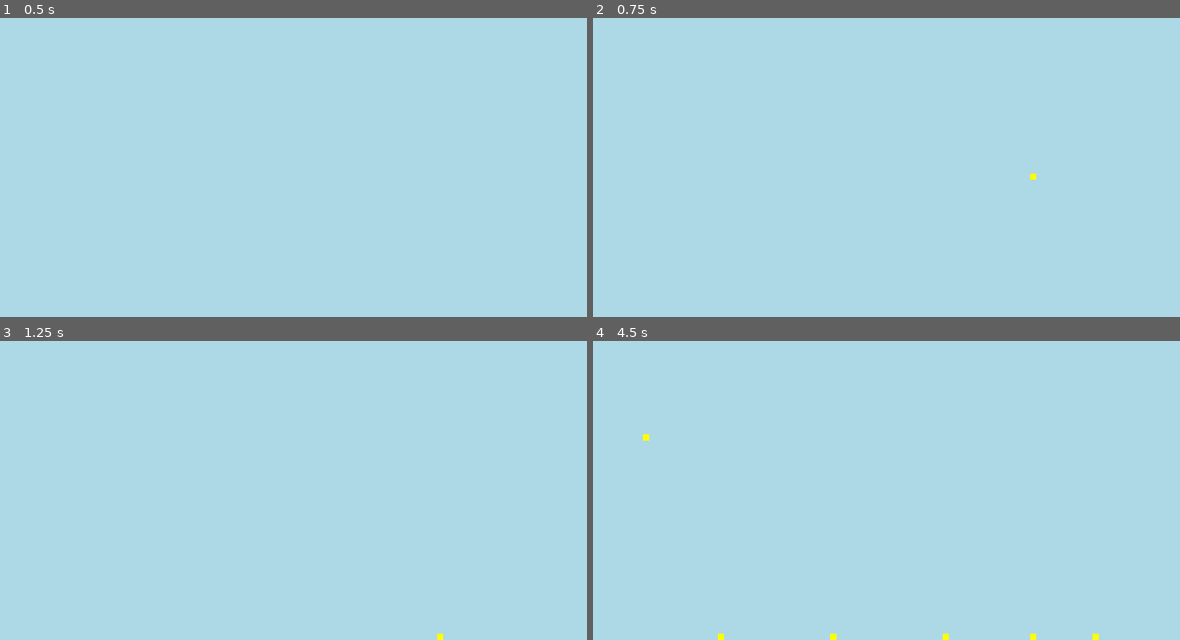
Above: before the commit, frames 1-4 (two rows, left to right).
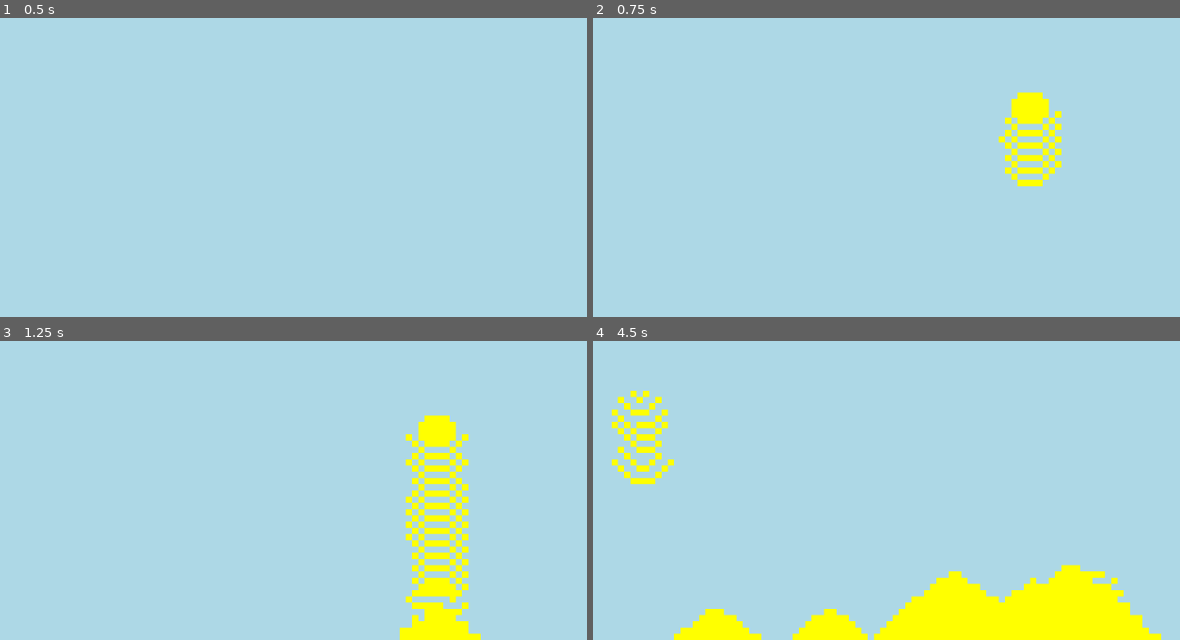
Above: after the commit, the same moments.

Repository: 1hpdream/Falling-Sand-Simulator
Game: Godot game, scene res://Scenes/main.tscn
The game is run twice, just before and just after one commit, with the same random seed, the same clock (stepped at 60 frames per second) and the same inputs.
Inputs (mouse positions are in pixels of both pictures, inside the frame that each line leads up to):
- Up to frame 1 (0.5 s): no input
- Up to frame 2 (0.75 s): tap Enter at 0.5 s; move the mouse to (1039, 110) at 0.52 s; press the mouse at (1039, 110) at 0.53 s
- Up to frame 3 (1.25 s): no input
- Up to frame 4 (4.5 s): move the mouse to (722, 469) at 1.27 s; release the mouse at (722, 469) at 1.28 s; click (722, 469) at 1.35 s; move the mouse to (945, 367) at 2.02 s; press the mouse at (945, 367) at 2.03 s; move the mouse to (833, 526) at 2.77 s; release the mouse at (833, 526) at 2.78 s; click (833, 526) at 2.85 s; move the mouse to (1097, 508) at 3.52 s; press the mouse at (1097, 508) at 3.53 s; move the mouse to (645, 394) at 4.27 s; release the mouse at (645, 394) at 4.28 s; click (645, 394) at 4.35 s

Frame 1 is identical in both runs. In frame 2, 1.8% of the frame differs, in the area x 69-80%, y 24-57%; in frame 3, 4.8%; in frame 4, 11%, in the area x 3-97%, y 16-100%.

Commit message:
Fixed bug with cells prioritizing moving left.
Fixed a bug that made cells fall differently on the left and right. This stemmed from mixing the front and back buffer.

Diff:
--- a/Scripts/CellManager.gd
+++ b/Scripts/CellManager.gd
@@ -13,6 +13,13 @@
 
 # cell buffer array variables
 var cellsBufferArray : Array = []
+
+# spawn area variables
+var spawnArea = 4
+
+# timer variables
+var waitTime : float = .2
+var waitTimeCur : float = 0
 
 func _init():
 	# creates the 2d arrays.
@@ -34,17 +41,39 @@
 			cellsBufferArray[x].append(cellBufferInstance)
 
 func _process(delta):
-	SpawnCells()
+		SpawnCells()
 
-	UpdateCells()
+		UpdateCells(delta)
 
-	SwapArrays()
+		SwapArrays()
 
-func UpdateCells():
-	for x in range(len(cells)):
-		for y in range(len(cells[x])):
-			if cells[x][y].cellType == 1:
-				UpdateSandCells(x, y)
+
+# if input is received, change the selected cells to sand.
+func SpawnCells():
+	if Input.is_action_pressed("left"):
+		var mousePosition = get_local_mouse_position()
+		# scales the position to match the scaling of the window.
+		var xPos = int(mousePosition.x / 10)
+		var yPos = int(mousePosition.y / 10)
+
+		var halfSize = spawnArea / 2
+
+		for xNew in range(-halfSize, halfSize):
+			for yNew in range(-halfSize, halfSize):
+				# makes sure the spawn region is within the bounds of the array.
+				if (xPos + xNew < sizeX  - 1 and xPos + xNew > 0) and (yPos + yNew < sizeY and yPos + yNew > 0) and cellsBufferArray[xPos + xNew][yPos + yNew].cellType == 0:
+					cellsBufferArray[xPos + xNew][yPos + yNew].cellType = 1
+					cellsBufferArray[xPos + xNew][yPos + yNew].cellColor = Color.YELLOW
+
+func UpdateCells(delta):
+
+	# Process rows bottom-to-top
+	for y in range(sizeY - 1, -1, -1):
+
+			for x in range(sizeX):
+				if cells[x][y].cellType == 1:
+					UpdateSandCells(x, y)
+
 
 func UpdateSandCells(x, y):
 	# check if the cell isn't at the border.
@@ -52,68 +81,65 @@
 		# check the cell below the current, and if it is an air cell change the buffer equivalant to a sand cell.
 		if cells[x][y + 1].cellType == 0:
 			# reset current cell
-			cells[x][y].cellType = 0
-			cells[x][y].cellColor = Color.LIGHT_BLUE
+			#cells[x][y].cellType = 0
+			#cells[x][y].cellColor = Color.LIGHT_BLUE
 
 			cellsBufferArray[x][y + 1].cellType = 1
 			cellsBufferArray[x][y + 1].cellColor = Color.YELLOW
 
-		elif x < sizeX - 1 or x > -1:
+
+
+		elif x < sizeX - 1 or x > 0:
 			# if both the left and right of a cell below the current cell is open, move to either of those.
-			if x < sizeX - 1 and x > -1 and cells[x][y + 1].cellType == 1 and (cells[x - 1][y + 1].cellType == 0 and cells[x + 1][y + 1].cellType == 0):
+			if x < sizeX - 1 and x > 0 and (cells[x - 1][y + 1].cellType == 0 and cells[x + 1][y + 1].cellType == 0):
 				var direction = randf_range(0, 1)
-				if direction > .5:
-					cells[x][y].cellType = 0
-					cells[x][y].cellColor = Color.LIGHT_BLUE
+				if direction < .51:
+					#cells[x][y].cellType = 0
+					#cells[x][y].cellColor = Color.LIGHT_BLUE
 
 					cellsBufferArray[x + 1][y + 1].cellType = 1
 					cellsBufferArray[x + 1][y + 1].cellColor = Color.YELLOW
 
 				else:
-					cells[x][y].cellType = 0
-					cells[x][y].cellColor = Color.LIGHT_BLUE
+					#cells[x][y].cellType = 0
+					#cells[x][y].cellColor = Color.LIGHT_BLUE
 
 					cellsBufferArray[x - 1][y + 1].cellType = 1
 					cellsBufferArray[x - 1][y + 1].cellColor = Color.YELLOW
 
 			# if the cell to the left of the cell below the current cell is open, move there.
-			elif  x > 0 and cells[x][y + 1].cellType == 1 and cells[x - 1][y + 1].cellType == 0:
-					cells[x][y].cellType = 0
-					cells[x][y].cellColor = Color.LIGHT_BLUE
+			elif  x > 0 and cells[x - 1][y + 1].cellType == 0:
+					#cells[x][y].cellType = 0
+					#cells[x][y].cellColor = Color.LIGHT_BLUE
 
 					cellsBufferArray[x - 1][y + 1].cellType = 1
 					cellsBufferArray[x - 1][y + 1].cellColor = Color.YELLOW
 
-			elif x < sizeX - 1 and cells[x][y + 1].cellType == 1 and cells[x + 1][y + 1].cellType == 0:
-					cells[x][y].cellType = 0
-					cells[x][y].cellColor = Color.LIGHT_BLUE
+			# if the cell to the right of the cell below the current cell is open, move there.
+			elif x < sizeX - 1 and cells[x + 1][y + 1].cellType == 0:
+					#cells[x][y].cellType = 0
+					#cells[x][y].cellColor = Color.LIGHT_BLUE
 
 					cellsBufferArray[x + 1][y + 1].cellType = 1
 					cellsBufferArray[x + 1][y + 1].cellColor = Color.YELLOW
+			else:
+				cellsBufferArray[x][y].cellType = 1
+				cellsBufferArray[x][y].cellColor = Color.YELLOW
+
+	else:
+		cellsBufferArray[x][y].cellType = 1
+		cellsBufferArray[x][y].cellColor = Color.YELLOW
 
 
-# if input is received, change the selected cells to sand.
-func SpawnCells():
-	if Input.is_action_just_pressed("left"):
-		var mousePosition = get_local_mouse_position()
-
-		# scales the position to match the scaling of the window.
-		var xPos = int(mousePosition.x / 10)
-		var yPos = int(mousePosition.y / 10)
-
-		# makes sure the spawn region is within the bounds of the array.
-		if (xPos < sizeX and xPos > 0) and (yPos < sizeY and yPos > 0):
-			cellsBufferArray[xPos][yPos].cellType = 1
-			cellsBufferArray[xPos][yPos].cellColor = Color.YELLOW
 
 # swaps the cells values with the buffer values and resets the buffer
+#TODO: change buffer system from only updating cells that are air to every cell to allow for more cell interactions.
 func SwapArrays():
 	for x in range(len(cells)):
 		for y in range(len(cells[x])):
-			# checks if the cell is air and if so update to what the buffer is.
-			if cells[x][y].cellType == 0:
-				cells[x][y].cellType = cellsBufferArray[x][y].cellType
-				cells[x][y].cellColor = cellsBufferArray[x][y].cellColor
+
+			cells[x][y].cellType = cellsBufferArray[x][y].cellType
+			cells[x][y].cellColor = cellsBufferArray[x][y].cellColor
 
 			cells[x][y].get_node("Sprite2D").modulate = cells[x][y].cellColor
 
